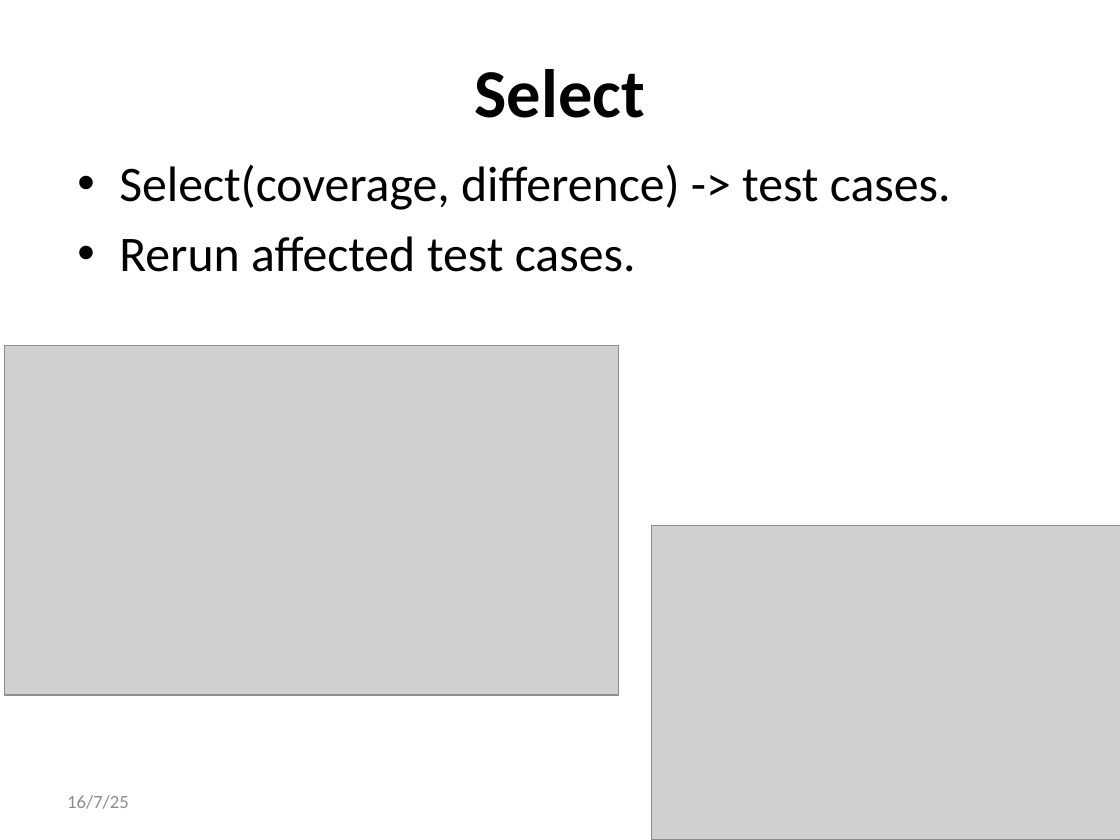
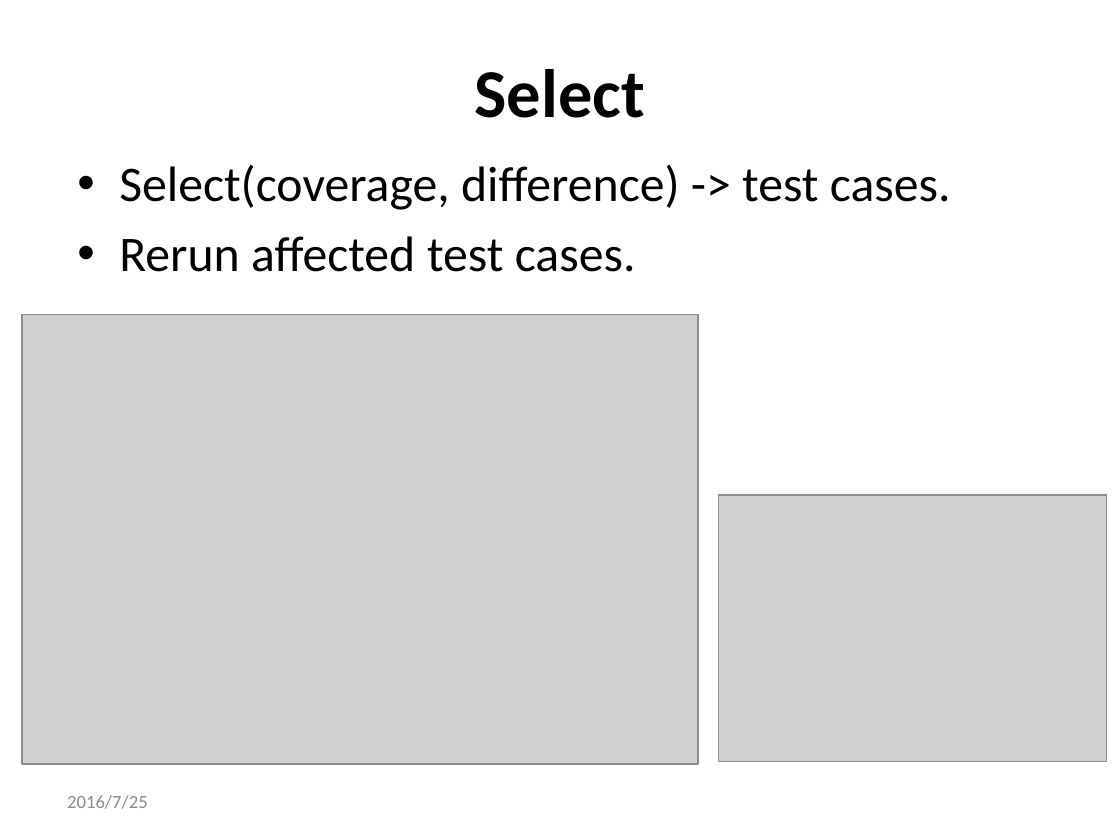
Before and after one commit to qwordy/IUT, a slide deck: slide 15 of doc/Final Presentation/Incremental_Unit_Testing-20160725-v2.pptx. Drawn at 1120x840 pixels with LibreOffice and Linux fonts; fonts in the diff are those of the drawing; grey boxes stand for pictures. Boxes give left, top, right and bottom in pixels: in the first picture for what was removed or moved away, otherwise in the second. Text is boxed around its words. In the diff, an @@ line names an element or a change of style, - is before the commit and + after.

```diff
--- a/doc/Final Presentation/Incremental_Unit_Testing-20160725-v2.pptx
+++ b/doc/Final Presentation/Incremental_Unit_Testing-20160725-v2.pptx
@@ picture resized from (x1=4, y1=346, x2=618, y2=696) to (x1=22, y1=315, x2=699, y2=765) @@
@@ picture resized from (x1=652, y1=525, x2=1120, y2=839) to (x1=719, y1=495, x2=1107, y2=762) @@
@@ text at (x1=67, y1=795, x2=148, y2=809): text changed @@
-16/7/25
+2016/7/25
```
Also in this commit, not shown: 29 other slides changed, 2 slides added, 2 slides removed.
